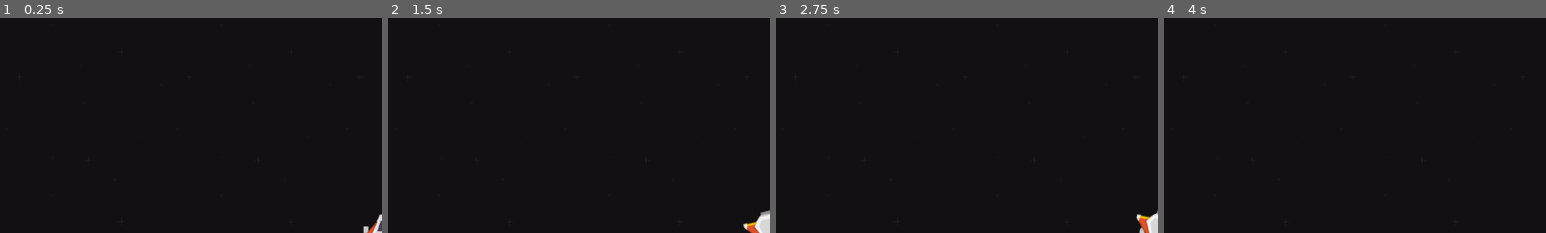
Above: before the commit, frames 1-4 (left to right).
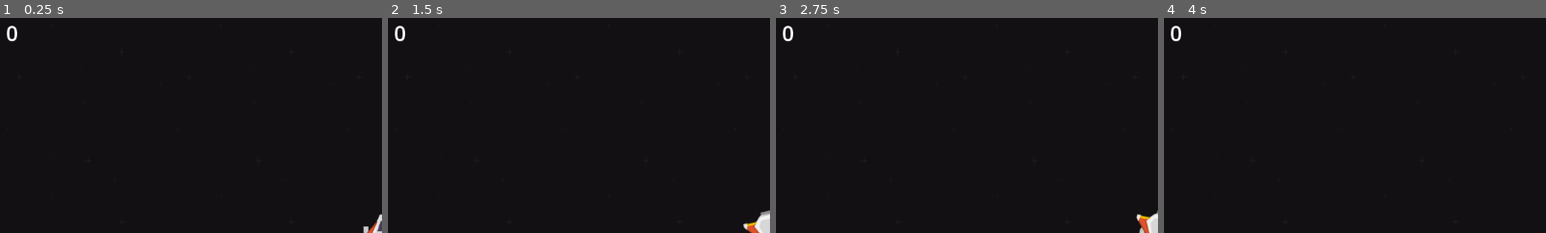
Above: after the commit, the same moments.

Repository: davi4046/asteroids_godot
Game: Godot game, scene res://scenes/world/world.tscn
Two runs of this game, one before a commit and one after it. Both use one fixed random seed, a clock stepped at 60 frames per second and the inputs below.
Inputs:
- Up to frame 1 (0.25 s): no input
- Up to frame 2 (1.5 s): hold D (Turn Right) 0.53-1.28 s; tap Space (Shoot Lasers) at 0.6, 1.35 s; hold A (Turn Left) from 1.28 s (still down)
- Up to frame 3 (2.75 s): release A (Turn Left) at 2.03 s; hold D (Turn Right) from 2.03 s (still down); tap Space (Shoot Lasers) at 2.1 s
- Up to frame 4 (4 s): release D (Turn Right) at 2.78 s; hold W (Accelerate) 2.78-3.53 s; tap Space (Shoot Lasers) at 2.85, 3.6 s; hold A (Turn Left) from 3.53 s (still down)
The pictures show only the part of the screen within x 0-50%, y 0-50%; the shares and areas given below are measured in that part.

The runs differ from the first frame. In frame 1, 0.1% of the frame differs, in the area x 1-5%, y 3-12%; in frame 2, 0.1%; in frame 3, 0.1%; in frame 4, 0.1%.

Commit message:
Create HUD and display score

Diff:
--- a/autoload/Globals.gd
+++ b/autoload/Globals.gd
@@ -1,4 +1,13 @@
 extends Node
 
 
-var score = 0
+signal score_changed
+
+
+var score = 0:
+	set = set_score
+
+
+func set_score(value):
+	score = value
+	emit_signal("score_changed")
--- a/scenes/world/world.tscn
+++ b/scenes/world/world.tscn
@@ -1,8 +1,9 @@
-[gd_scene load_steps=5 format=3 uid="uid://bb8kajulccaol"]
+[gd_scene load_steps=6 format=3 uid="uid://bb8kajulccaol"]
 
 [ext_resource type="Texture2D" uid="uid://bmwh874w3wmap" path="res://assets/textures/black.png" id="1_lbeym"]
 [ext_resource type="Script" path="res://scenes/world/world.gd" id="1_n7wo8"]
 [ext_resource type="PackedScene" uid="uid://cm1n6c22tlqbh" path="res://scenes/player/player.tscn" id="2_bq2q0"]
+[ext_resource type="PackedScene" uid="uid://b1vef08g12c5v" path="res://ui/hud/hud.tscn" id="4_dmer8"]
 
 [sub_resource type="RectangleShape2D" id="RectangleShape2D_vk0f7"]
 size = Vector2(1152, 648)
@@ -27,4 +28,11 @@
 [node name="CollisionShape2D" type="CollisionShape2D" parent="Area2D"]
 shape = SubResource("RectangleShape2D_vk0f7")
 
+[node name="Hud" parent="." instance=ExtResource("4_dmer8")]
+z_index = 10
+offset_left = -575.0
+offset_top = -324.0
+offset_right = -575.0
+offset_bottom = -324.0
+
 [connection signal="body_exited" from="Area2D" to="." method="_on_area_2d_body_exited"]
--- /dev/null
+++ b/ui/hud/hud.gd
@@ -0,0 +1,9 @@
+extends Control
+
+
+func _ready():
+	Globals.connect("score_changed", _on_score_changed)
+
+
+func _on_score_changed():
+	$Score.text = str(Globals.score)
--- /dev/null
+++ b/ui/hud/hud.tscn
@@ -0,0 +1,20 @@
+[gd_scene load_steps=2 format=3 uid="uid://b1vef08g12c5v"]
+
+[ext_resource type="Script" path="res://ui/hud/hud.gd" id="1_vj4k1"]
+
+[node name="Hud" type="Control"]
+layout_mode = 3
+anchors_preset = 15
+anchor_right = 1.0
+anchor_bottom = 1.0
+grow_horizontal = 2
+grow_vertical = 2
+script = ExtResource("1_vj4k1")
+
+[node name="Score" type="Label" parent="."]
+layout_mode = 0
+offset_left = 8.0
+offset_right = 48.0
+offset_bottom = 45.0
+theme_override_font_sizes/font_size = 32
+text = "0"
